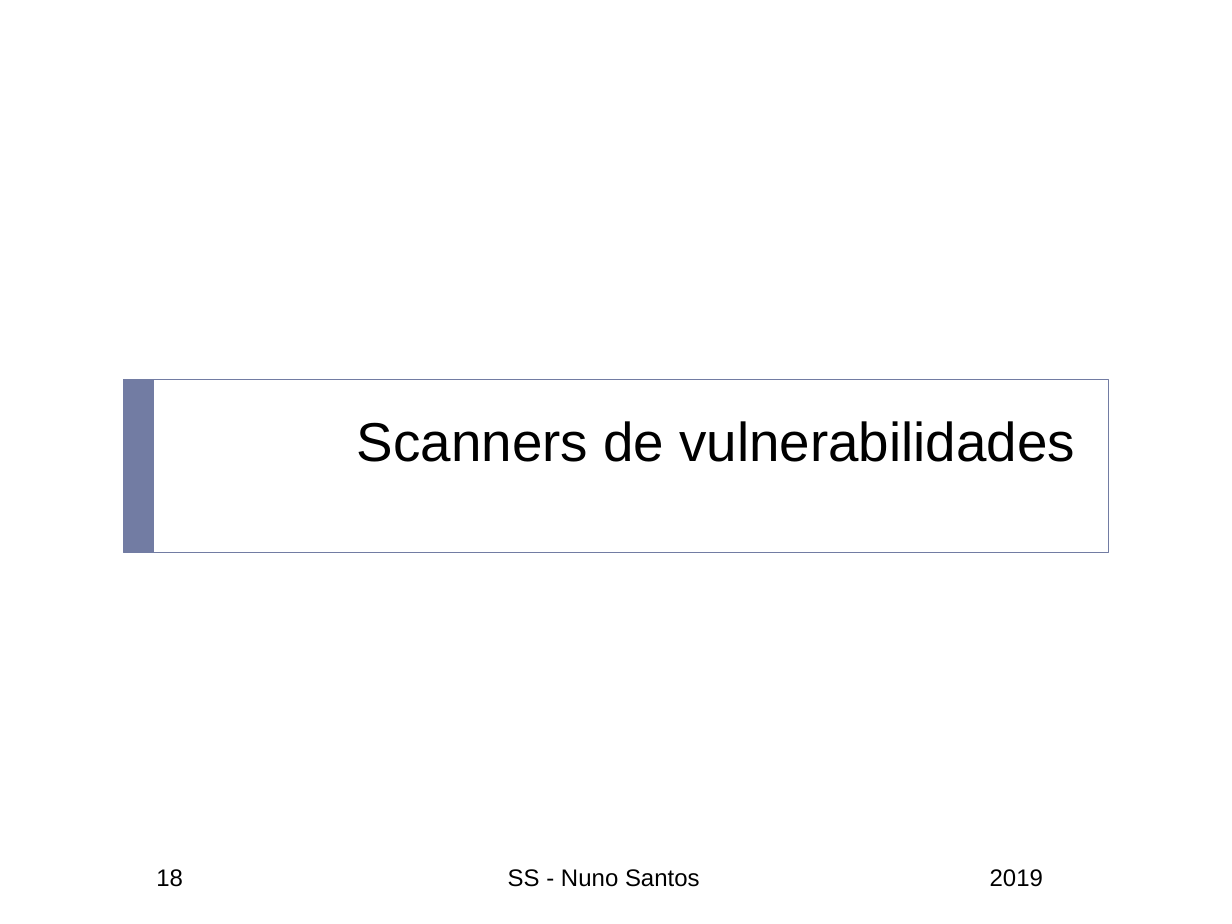
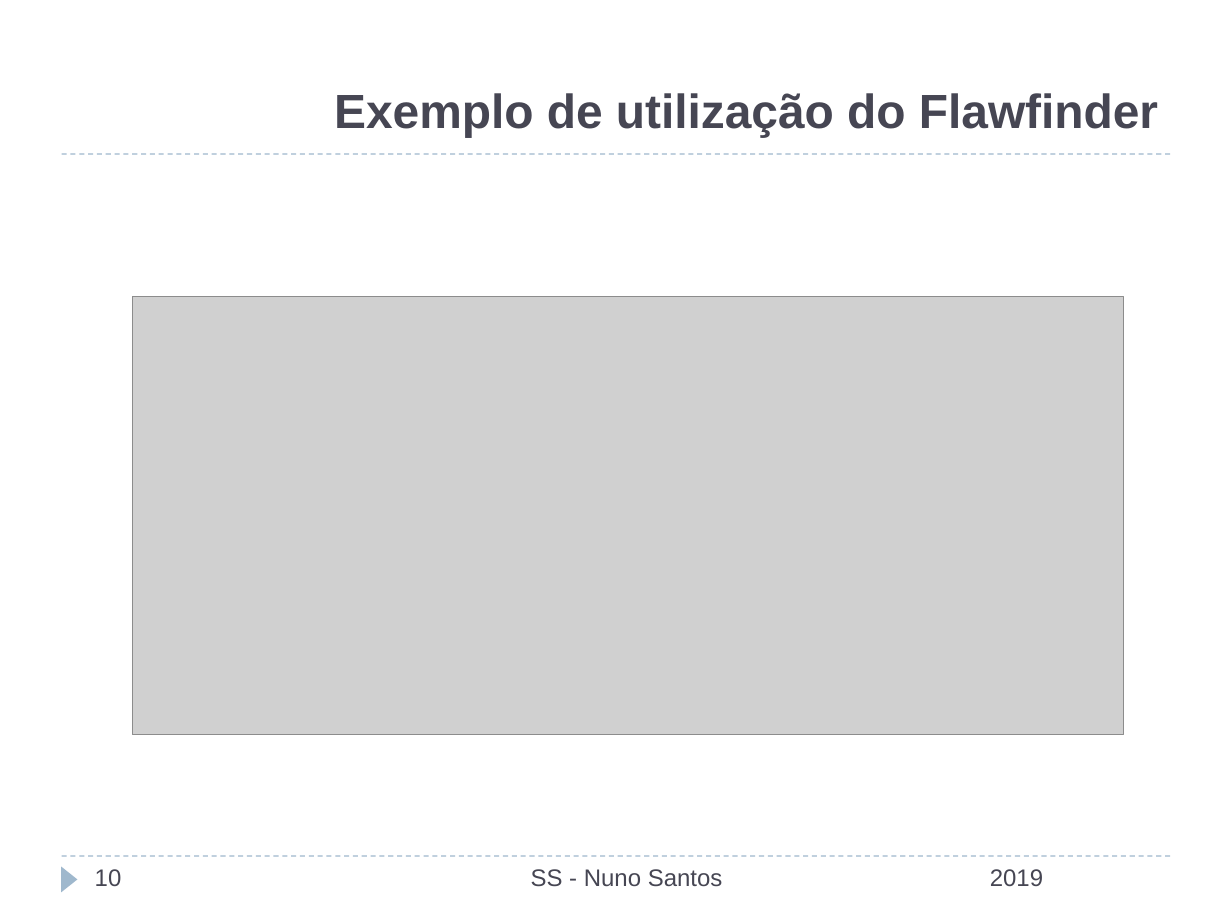
Before and after one commit to nuno-santos/acite2019, a slide deck: slide 10 of teoricas/acite2019-07-estatica_dinamica.pptx (slide 18 before the commit). Drawn at 1232x924 pixels with LibreOffice and Linux fonts; fonts in the diff are those of the drawing; grey boxes stand for pictures; background and template pictures are left out. Boxes give left, top, right and bottom in pixels: in the first picture for what was removed or moved away, otherwise in the second. Text is boxed around its words. In the diff, an @@ line names an element or a change of style, - is before the commit and + after.

```diff
--- a/teoricas/acite2019-07-estatica_dinamica.pptx
+++ b/teoricas/acite2019-07-estatica_dinamica.pptx
@@ title added at box(334, 93, 1158, 137), 28 pt, text #464653, bold @@
+Exemplo de utilização do Flawfinder
@@ line added from (62, 154) to (1170, 154), #9FB8CD 0.75 pt dashed @@
@@ picture added at box(132, 296, 1124, 734) @@
@@ rectangle removed at box(123, 379, 1109, 552) @@
@@ rectangle removed at box(123, 379, 154, 552) @@
@@ title removed at box(357, 421, 1075, 462) @@
-Scanners de vulnerabilidades
@@ line added from (62, 856) to (1170, 856), #9FB8CD 0.75 pt dashed @@
@@ triangle added at box(62, 866, 78, 892), fill #9FB8CD @@
@@ page number added at box(95, 869, 122, 886), 14 pt, text #464653 @@
+10
@@ page number removed at box(156, 869, 183, 887) @@
-18
@@ text "SS - Nuno Santos" at box(531, 869, 723, 887): text colour #000000 to #464653 @@
@@ text "SS - Nuno Santos": place and size @@
-text "SS - Nuno Santos" at box(508, 869, 700, 887)
+text "SS - Nuno Santos" at box(531, 869, 723, 887)
@@ text "2019" at box(990, 869, 1043, 886): text colour #000000 to #464653 @@
```
Also in this commit, not shown: 6 other slides changed, 14 slides added, 12 slides removed.
